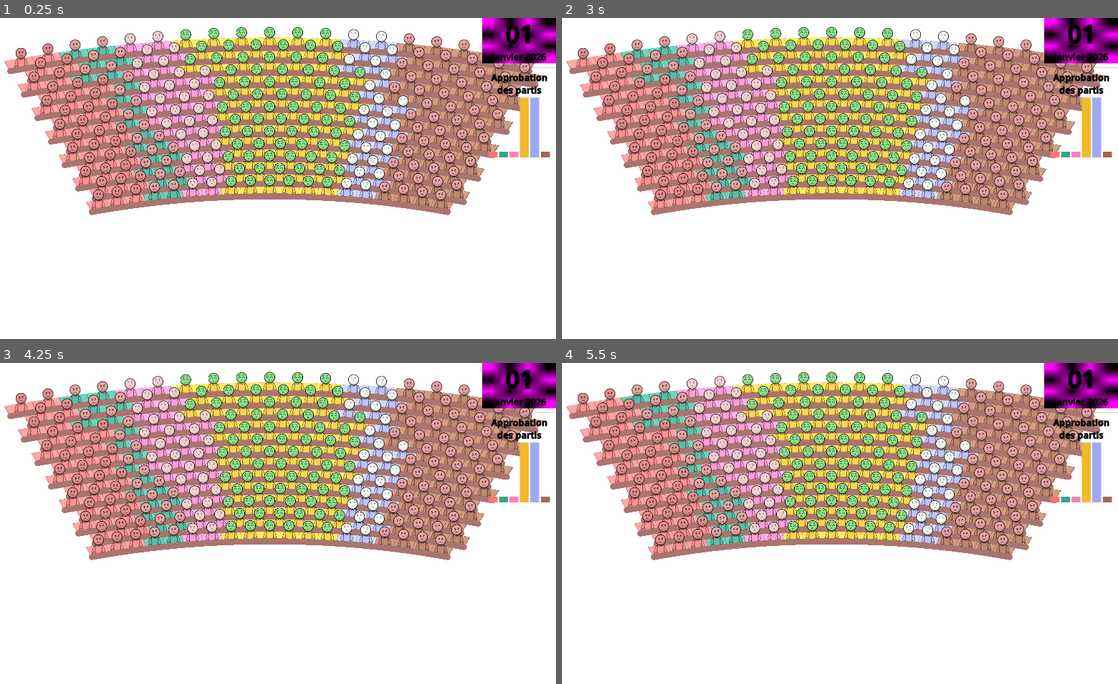
Above: before the commit, frames 1-4 (two rows, left to right).
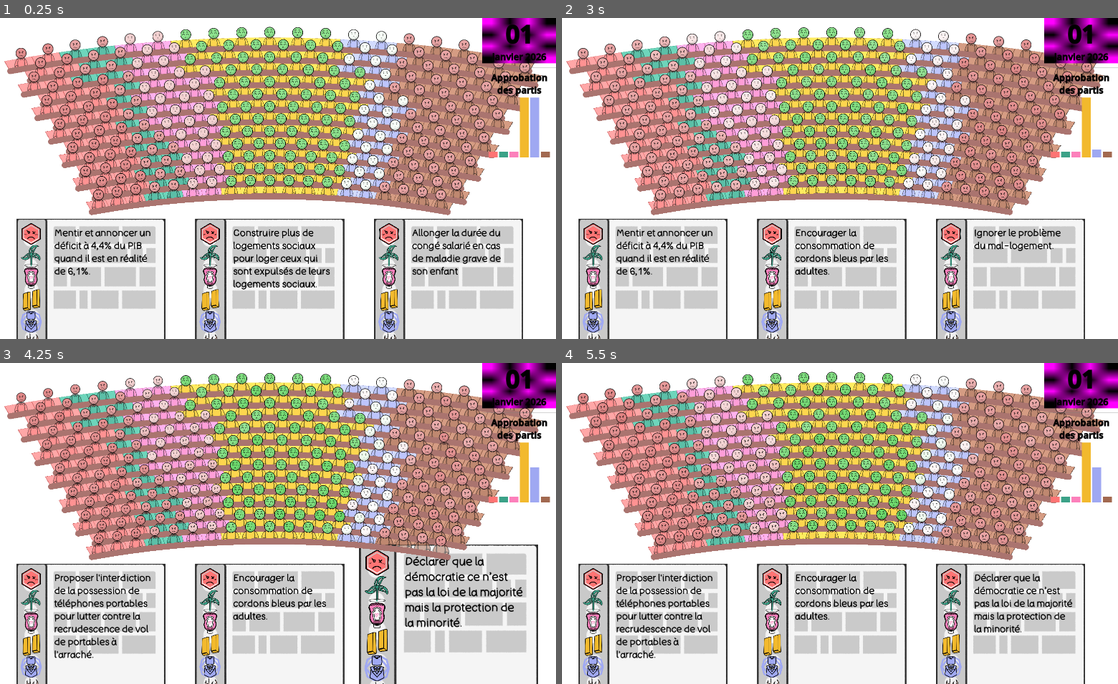
Above: after the commit, the same moments.

Repository: remimorvan/assemblee-nationale-simulator
Game: Godot game, scene res://scenes/game.tscn
Same seed, same stepped clock (60 frames per second), same inputs: the game is played once before the commit and once after it.
Inputs (mouse positions are in pixels of both pictures, inside the frame that each line leads up to):
- Up to frame 1 (0.25 s): no input
- Up to frame 2 (3 s): tap Enter at 0.5, 2 s; move the mouse to (1079, 127) at 0.52 s; click (1079, 127) at 0.67 s; tap Space at 1.25, 2.75 s; move the mouse to (717, 194) at 1.27 s; click (717, 194) at 1.42 s; move the mouse to (890, 107) at 2.02 s; click (890, 107) at 2.17 s; move the mouse to (801, 242) at 2.77 s; click (801, 242) at 2.92 s
- Up to frame 3 (4.25 s): move the mouse to (439, 571) at 3.52 s; click (439, 571) at 3.67 s
- Up to frame 4 (5.5 s): move the mouse to (662, 475) at 4.27 s; click (662, 475) at 4.42 s; move the mouse to (862, 523) at 5.02 s; click (862, 523) at 5.17 s

The runs differ from the first frame. In frame 1, 18% of the frame differs, in the area x 2-95%, y 62-100%; in frame 2, 24%; in frame 3, 33%, in the area x 2-98%, y 2-100%; in frame 4, 21%.
Error before the commit: Cannot call method 'instantiate' on a null value. (res://scripts/deck.gd:22)

Commit message:
Normalement pas de changements a part les uid

Diff:
--- a/scenes/card.tscn
+++ b/scenes/card.tscn
@@ -1,20 +1,21 @@
 [gd_scene load_steps=21 format=3 uid="uid://b7jidntt07fi4"]
 
 [ext_resource type="Script" uid="uid://ddn50b8k2q78u" path="res://scripts/card.gd" id="1_d81rb"]
-[ext_resource type="Texture2D" uid="uid://dmccpgsxbcxdg" path="res://assets/card/card_mockup.png" id="2_6u4wf"]
+[ext_resource type="Texture2D" uid="uid://bpgwpo35t1t1b" path="res://assets/card/card_mockup.png" id="2_6u4wf"]
 [ext_resource type="Shader" uid="uid://cdf3y6rge0qjs" path="res://assets/shader/card.gdshader" id="2_xjciw"]
-[ext_resource type="Texture2D" uid="uid://ixf4p0ltgjmg" path="res://assets/card/logos/lfi_back.png" id="3_42b55"]
-[ext_resource type="Texture2D" uid="uid://d3o7aasw3i1q4" path="res://assets/card/logos/lfi_line.png" id="4_xjciw"]
-[ext_resource type="Texture2D" uid="uid://cc4yddk7esw3c" path="res://assets/card/logos/eco_back.png" id="5_54seb"]
-[ext_resource type="Texture2D" uid="uid://b44ican76mjdh" path="res://assets/card/logos/eco_line.png" id="6_v23hl"]
-[ext_resource type="Texture2D" uid="uid://ctlaib2j778p3" path="res://assets/card/logos/soc_back.png" id="7_3ydx5"]
-[ext_resource type="Texture2D" uid="uid://bpufl3yrfw0wq" path="res://assets/card/logos/soc_line.png" id="8_xuy1i"]
-[ext_resource type="Texture2D" uid="uid://l37t3hvexhkd" path="res://assets/card/logos/macron_back.png" id="9_rywyy"]
-[ext_resource type="Texture2D" uid="uid://djyp5wpr4c0p3" path="res://assets/card/logos/macron_line.png" id="10_le4ky"]
-[ext_resource type="Texture2D" uid="uid://bl1kc2vappia3" path="res://assets/card/logos/lr_back.png" id="11_125j1"]
-[ext_resource type="Texture2D" uid="uid://dnadrrcp5ix6d" path="res://assets/card/logos/lr_line.png" id="12_b834i"]
-[ext_resource type="Texture2D" uid="uid://donf4a7r825i3" path="res://assets/card/logos/facho_back.png" id="13_07urr"]
-[ext_resource type="Texture2D" uid="uid://cm2evyhf53cxp" path="res://assets/card/logos/facho_line.png" id="14_l85n3"]
+[ext_resource type="Texture2D" uid="uid://o7q6j4sxiami" path="res://assets/card/logos/lfi_back.png" id="3_42b55"]
+[ext_resource type="Texture2D" uid="uid://c2wefqcb2f2ua" path="res://assets/card/logos/lfi_line.png" id="4_xjciw"]
+[ext_resource type="Texture2D" uid="uid://2givsr6ka0vp" path="res://assets/card/logos/eco_back.png" id="5_54seb"]
+[ext_resource type="Texture2D" uid="uid://b3164qe0r4g80" path="res://assets/card/logos/eco_line.png" id="6_v23hl"]
+[ext_resource type="Texture2D" uid="uid://dsidf2e6fuk3" path="res://assets/card/logos/soc_back.png" id="7_3ydx5"]
+[ext_resource type="Texture2D" uid="uid://qoop8klbndld" path="res://assets/card/logos/soc_line.png" id="8_xuy1i"]
+[ext_resource type="Texture2D" uid="uid://bjlncmprlb7fb" path="res://assets/card/logos/macron_back.png" id="9_rywyy"]
+[ext_resource type="Texture2D" uid="uid://ds85be2vbh1kq" path="res://assets/card/logos/macron_line.png" id="10_le4ky"]
+[ext_resource type="Texture2D" uid="uid://do0vreksar2wb" path="res://assets/card/logos/lr_back.png" id="11_125j1"]
+[ext_resource type="Texture2D" uid="uid://0kxsunno8eb3" path="res://assets/card/logos/lr_line.png" id="12_b834i"]
+[ext_resource type="Texture2D" uid="uid://cm5thuavdro24" path="res://assets/card/logos/facho_back.png" id="13_07urr"]
+[ext_resource type="Texture2D" uid="uid://r81rgy07crw3" path="res://assets/card/logos/facho_line.png" id="14_l85n3"]
+[ext_resource type="FontFile" uid="uid://cewqm3af8k8sr" path="res://assets/card/BadComic-Regular.ttf" id="16_54seb"]
 
 [sub_resource type="ShaderMaterial" id="ShaderMaterial_54seb"]
 resource_local_to_scene = true
Not shown: 1 places in scenes/mp.tscn that only renumber resources
